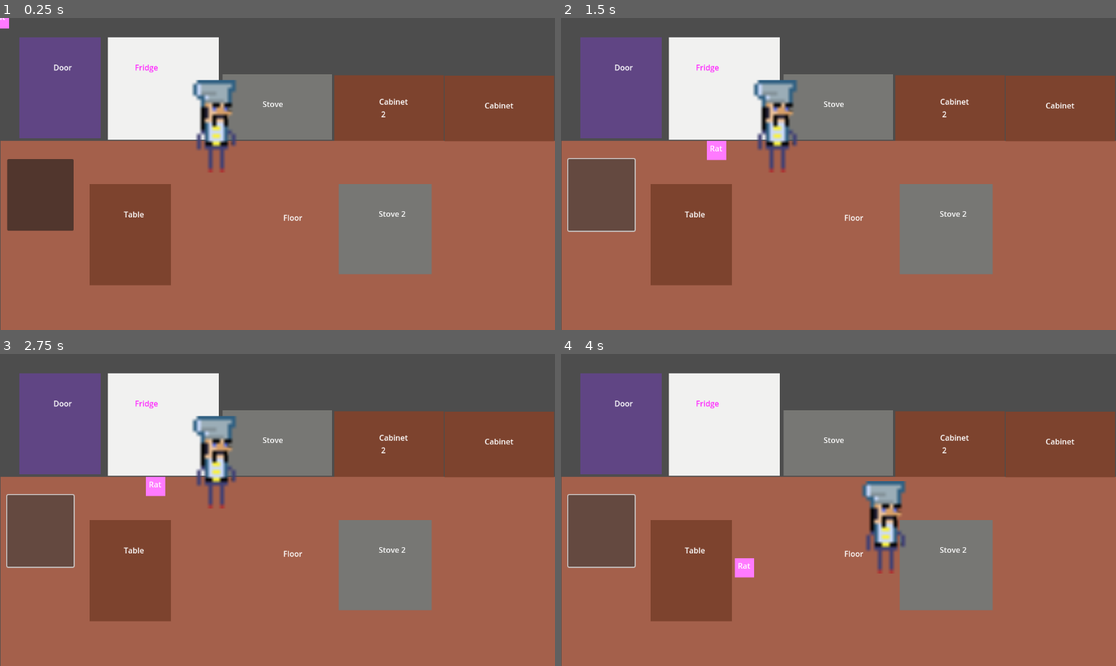
Above: before the commit, frames 1-4 (two rows, left to right).
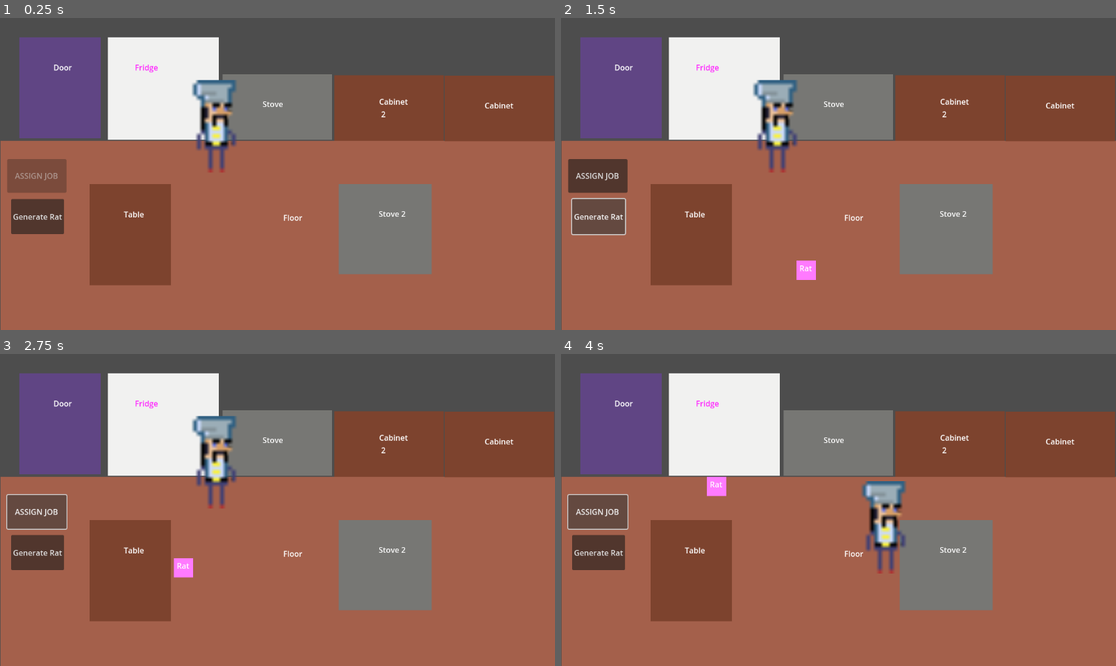
Above: after the commit, the same moments.

Repository: thorkellmani/ratbar
Game: Godot game, scene res://main.tscn
The game is run twice, just before and just after one commit, with the same random seed, the same clock (stepped at 60 frames per second) and the same inputs.
Inputs (mouse positions are in pixels of both pictures, inside the frame that each line leads up to; where the layout moved, square brackets give the same spot in the first picture):
- Up to frame 1 (0.25 s): no input
- Up to frame 2 (1.5 s): click (599, 195) at 0.52 s; click (599, 217) at 1.25 s, where only the run after the commit has a clickable "Generate Rat"
- Up to frame 3 (2.75 s): click (38, 513) [38, 531] at 2 s
- Up to frame 4 (4 s): tap Enter at 2.75 s; hold D (move_right) 2.78-3.53 s; hold S (move_down) from 3.53 s (still down)

The runs differ from the first frame. In frame 1, 2.1% of the frame differs, in the area x 0-14%, y 0-70%; in frame 2, 1.6%; in frame 3, 1.5%; in frame 4, 1.5%.

Commit message:
feat: add design doc

Diff:
--- a/main.gd
+++ b/main.gd
@@ -1,8 +1,11 @@
 extends Node
 
 func _ready() -> void:
-	$RatManager.generate_rat()
+	pass
 
 # Called every frame. 'delta' is the elapsed time since the previous frame.
 func _process(_delta: float) -> void:
-	pass
+	if $RatManager.RATS.size() > 0 && $AssignJobButton.disabled:
+		$AssignJobButton.disabled = false
+	elif $RatManager.RATS.size() < 1 && !$AssignJobButton.disabled:
+		$AssignJobButton.disabled = true
--- a/main.tscn
+++ b/main.tscn
@@ -36,11 +36,24 @@
 [node name="RatManager" type="Node" parent="."]
 script = ExtResource("6_7mycd")
 
+[node name="RatGenerateMarker" type="Marker2D" parent="RatManager"]
+position = Vector2(510, 522)
+
 [node name="AssignJobButton" type="Button" parent="."]
 offset_left = 15.0
 offset_top = 293.0
-offset_right = 153.0
-offset_bottom = 442.0
+offset_right = 138.0
+offset_bottom = 363.0
+disabled = true
+text = "ASSIGN JOB"
+
+[node name="GenerateRatButton" type="Button" parent="."]
+offset_left = 23.0
+offset_top = 376.0
+offset_right = 133.0
+offset_bottom = 449.0
+text = "Generate Rat"
 
 [connection signal="navigate_to_job" from="JobManager" to="RatManager" method="_on_job_manager_navigate_to_job"]
 [connection signal="pressed" from="AssignJobButton" to="JobManager" method="_on_assign_job_button_pressed"]
+[connection signal="pressed" from="GenerateRatButton" to="RatManager" method="generate_rat"]
--- a/managers/job_manager.gd
+++ b/managers/job_manager.gd
@@ -22,14 +22,11 @@
 	_assigned_jobs[ratId] = Constants.JOB.UNASSIGNED
 
 func assign_job(ratId: int, job: Constants.JOB) -> void:
-	print("assign job")
 	_assigned_jobs[ratId] = job
 	var job_location = JOB_LOCATIONS.get(job, Vector2(0,0))
 
 	if job_location:
 		navigate_to_job.emit(ratId, job_location)
-	else:
-		print("job location not found")
 
 func clear() -> void:
 	#what happens when all jobs are unassigned?
--- a/managers/rat_manager.gd
+++ b/managers/rat_manager.gd
@@ -8,10 +8,12 @@
 var RATS: Dictionary[int, Rat]
 
 func generate_rat() -> void:
-	var rat = rat_scene.instantiate()
+	var rat: Rat = rat_scene.instantiate()
 	rat.id = next_rat_id
 	RATS[rat.id] = rat
 	add_child(rat)
+	rat.global_position = $RatGenerateMarker.global_position
+
 
 func navigate_to_job() -> void:
 	# if not at_job, go to job.
Not shown, added: DESIGN.md
